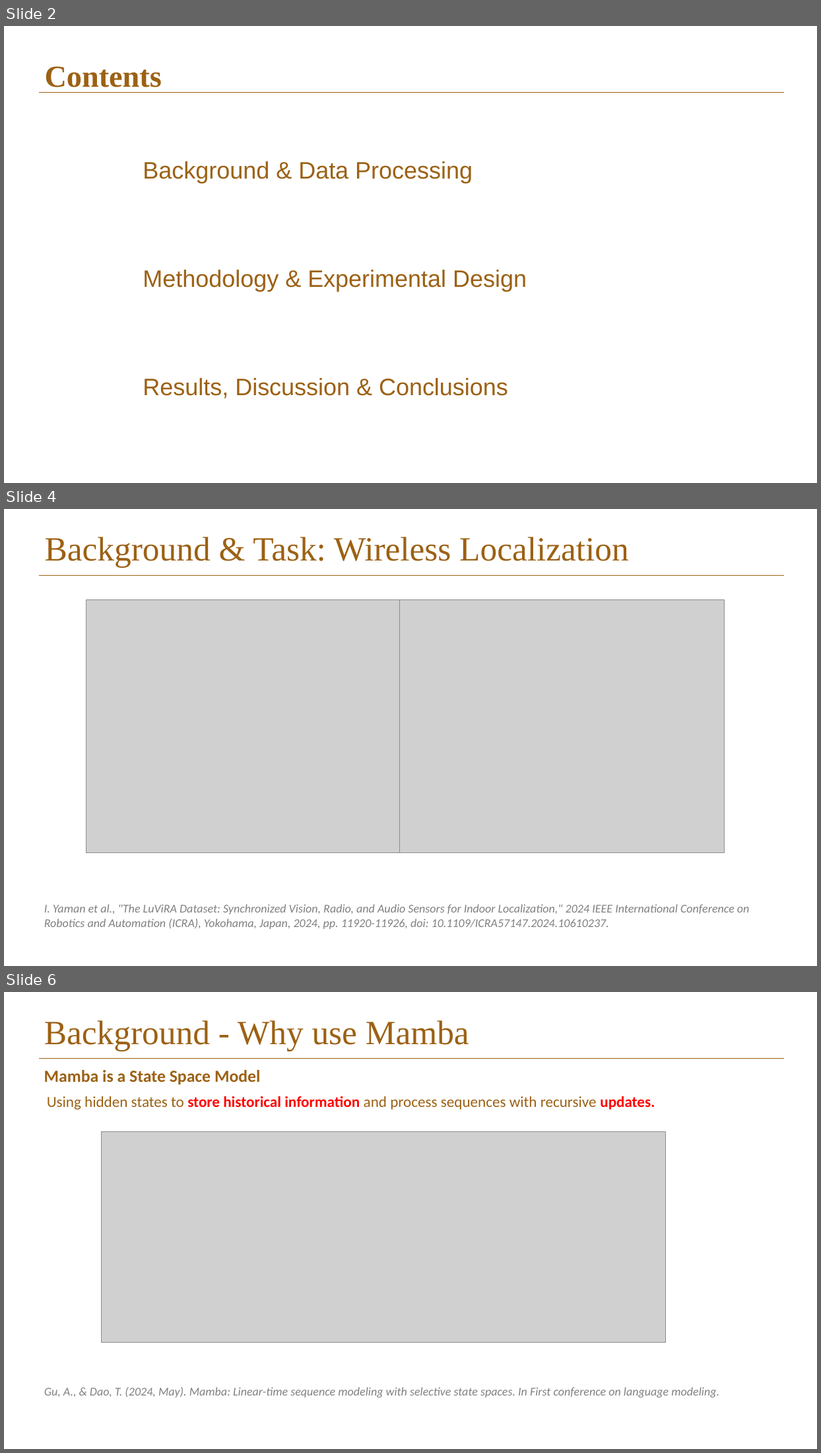
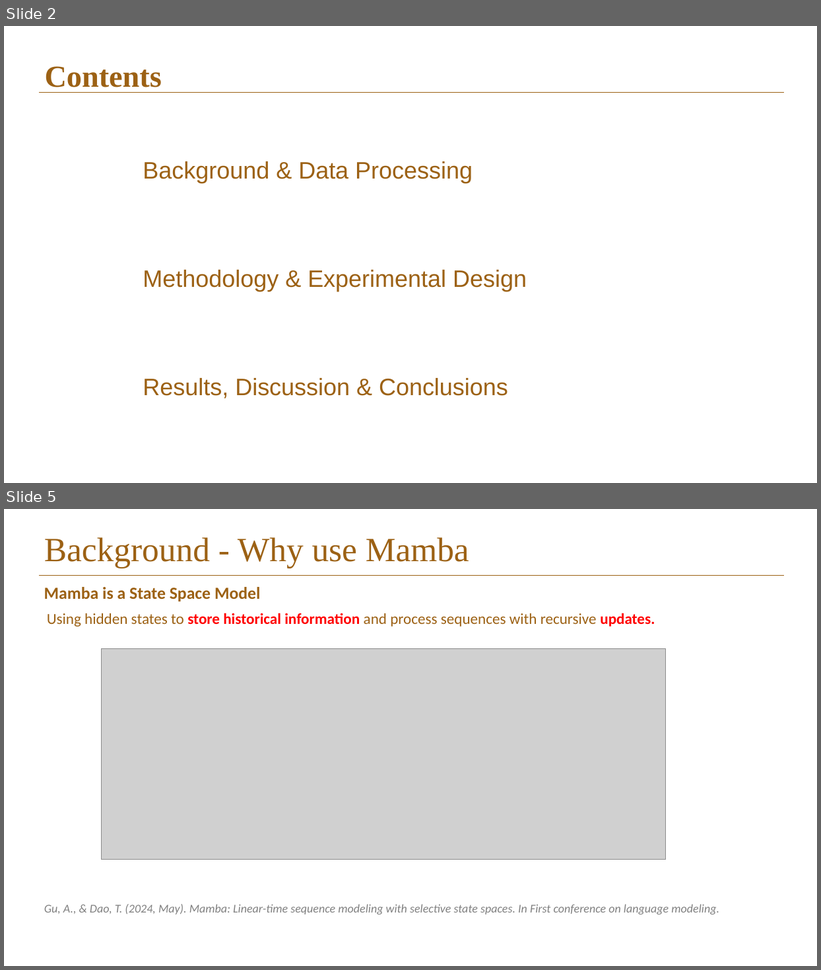
Before and after one commit to Elison-debug/Cmamba_reconstruct, a slide deck: pre-ssm.pptx. Shown one above the other, each under a label of ours: slides 2, 4 and 6 before the commit, slides 2 and 5 after it; the slides between them are not shown. The pictures are 821x1453 and 821x970 pixels, drawn with LibreOffice and Linux fonts; fonts in the diff are those of the drawing; grey boxes stand for pictures; background and template pictures are left out. Boxes give left, top, right and bottom in pixels: in the first picture for what was removed or moved away, otherwise in the second. Text is boxed around its words. In the diff, an @@ line names an element or a change of style, - is before the commit and + after.

```diff
--- a/pre-ssm.pptx
+++ b/pre-ssm.pptx
@@ slide 4 removed at (x1=4, y1=509, x2=817, y2=966), background picture (left out); not listed: 1 template element that a slide beside it also shows @@
@@ title removed at (x1=45, y1=537, x2=629, y2=568) @@
-Background & Task: Wireless Localization
@@ picture removed at (x1=86, y1=599, x2=400, y2=853) @@
@@ picture removed at (x1=400, y1=599, x2=725, y2=853) @@
@@ text removed at (x1=44, y1=904, x2=750, y2=929) @@
-I. Yaman et al., "The LuViRA Dataset: Synchronized Vision, Radio, and Audio Sensors for Indoor Localization," 2024 IEEE International Conference on Robotics and Automation (ICRA), Yokohama, Japan, 2024, pp. 11920-11926, doi: 10.1109/ICRA57147.2024.10610237.
@@ what was slide 6 is now slide 5 @@
```
Also in this commit, not shown: 4 slides changed, 1 other slide removed, 1 other file.
